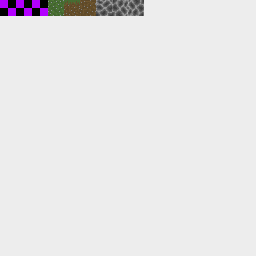
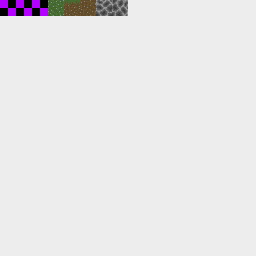
Two versions of the same layered image (256x256). Layer-by-layer changes:
hid "Rock Bottom", painted on it over [128, 0, 144, 16]
